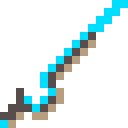
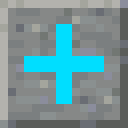
Layer changes from the first 128x128 image to the second:
added group "block_heal" with 4 layers above "LKayamori" over [0, 0, 128, 128]
added layer "cross" in group "block_heal" over [24, 24, 104, 104]
added layer "polished_andesite.png" in group "block_heal" over [0, 0, 128, 128]
hid group "LKayamori" (3 layers) over [0, 0, 128, 128]
